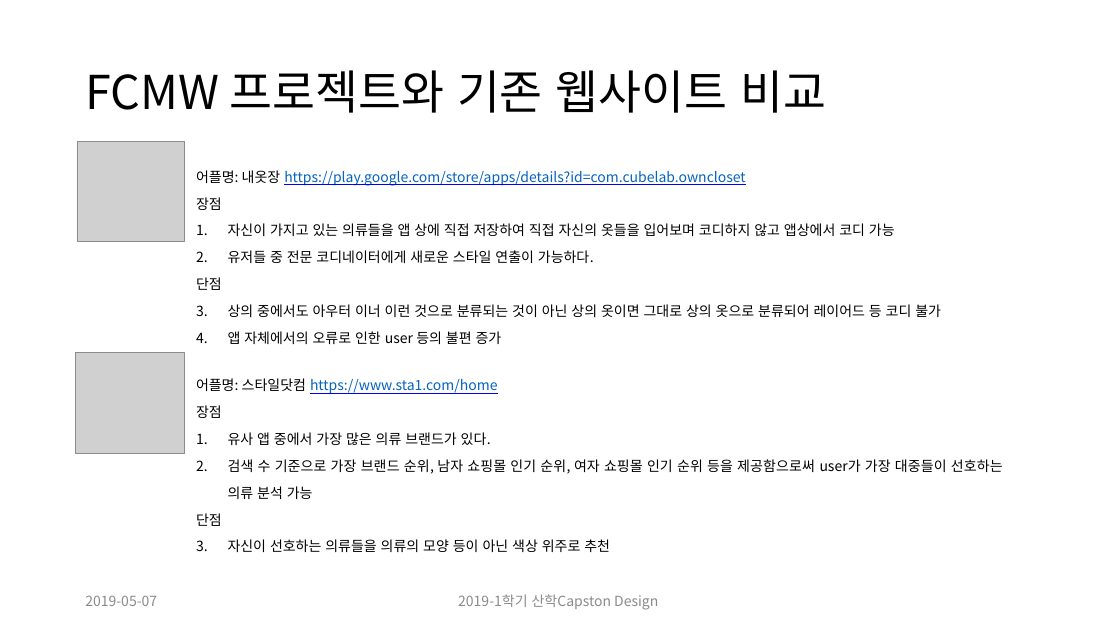
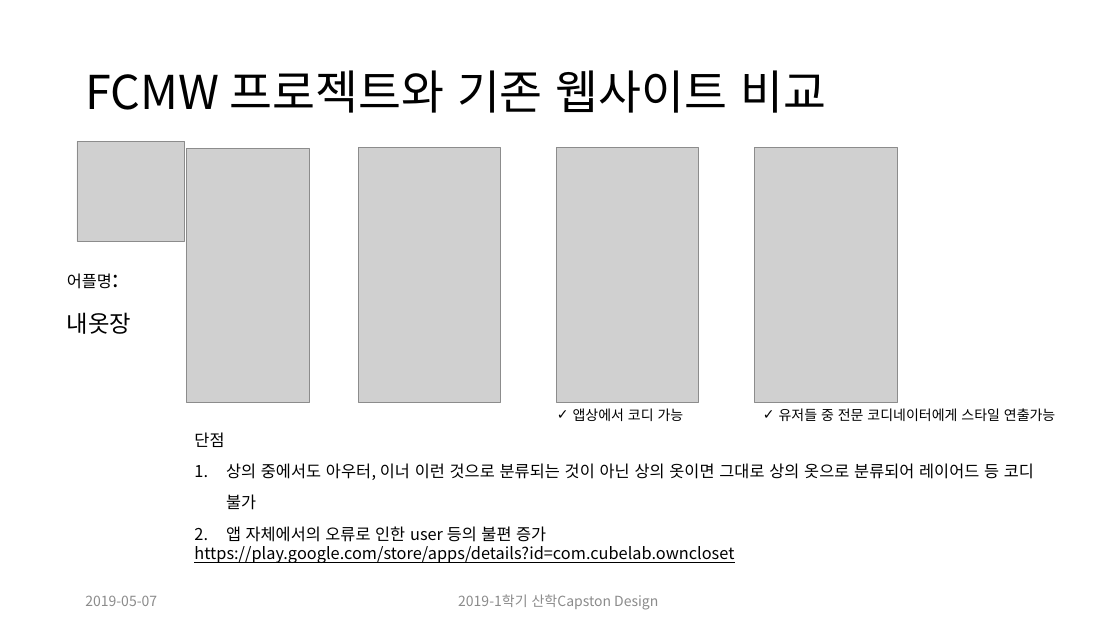
Before and after one commit to CheonSeounghyun/Coordination-Recommend, a slide deck: slide 4 of doc/9주차 ppt.pptx. Drawn at 1120x630 pixels with LibreOffice and Linux fonts; fonts in the diff are those of the drawing; grey boxes stand for pictures. Boxes give left, top, right and bottom in pixels: in the first picture for what was removed or moved away, otherwise in the second. Text is boxed around its words. In the diff, an @@ line names an element or a change of style, - is before the commit and + after.

Commit message:
9ppt

```diff
--- a/doc/9주차 ppt.pptx
+++ b/doc/9주차 ppt.pptx
@@ picture added at bbox=[187, 148, 309, 402] @@
@@ picture added at bbox=[359, 148, 501, 402] @@
@@ picture added at bbox=[556, 148, 698, 402] @@
@@ picture added at bbox=[755, 148, 897, 402] @@
@@ text removed at bbox=[196, 170, 941, 344] @@
-어플명: 내옷장 https://play.google.com/store/apps/details?id=com.cubelab.owncloset
-장점
-1. 자신이 가지고 있는 의류들을 앱 상에 직접 저장하여 직접 자신의 옷들을 입어보며 코디하지 않고 앱상에서 코디 가능
-2. 유저들 중 전문 코디네이터에게 새로운 스타일 연출이 가능하다.
-단점
-1. 상의 중에서도 아우터 이너 이런 것으로 분류되는 것이 아닌 상의 옷이면 그대로 상의 옷으로 분류되어 레이어드 등 코디 불가
-2. 앱 자체에서의 오류로 인한 user 등의 불편 증가
@@ text added at bbox=[67, 273, 131, 334], 20 pt, text #000000 @@
+어플명:
+내옷장
@@ picture removed at bbox=[76, 353, 185, 454] @@
@@ text removed at bbox=[196, 378, 1003, 552] @@
-어플명: 스타일닷컴 https://www.sta1.com/home
-장점
-1. 유사 앱 중에서 가장 많은 의류 브랜드가 있다.
-2. 검색 수 기준으로 가장 브랜드 순위, 남자 쇼핑몰 인기 순위, 여자 쇼핑몰 인기 순위 등을 제공함으로써 user가 가장 대중들이 선호하는 의류 분석 가능
-단점
-1. 자신이 선호하는 의류들을 의류의 모양 등이 아닌 색상 위주로 추천
@@ text added at bbox=[573, 408, 684, 421], 12 pt, text #000000 @@
+✓ 앱상에서 코디 가능
@@ text added at bbox=[779, 408, 1055, 421], 12 pt, text #000000 @@
+✓ 유저들 중 전문 코디네이터에게 스타일 연출가능
@@ text added at bbox=[194, 432, 1034, 563], 14 pt, text #000000 @@
+단점
+1. 상의 중에서도 아우터, 이너 이런 것으로 분류되는 것이 아닌 상의 옷이면 그대로 상의 옷으로 분류되어 레이어드 등 코디 불가
+2. 앱 자체에서의 오류로 인한 user 등의 불편 증가
+https://play.google.com/store/apps/details?id=com.cubelab.owncloset
```
Also in this commit, not shown: 2 slides added.
